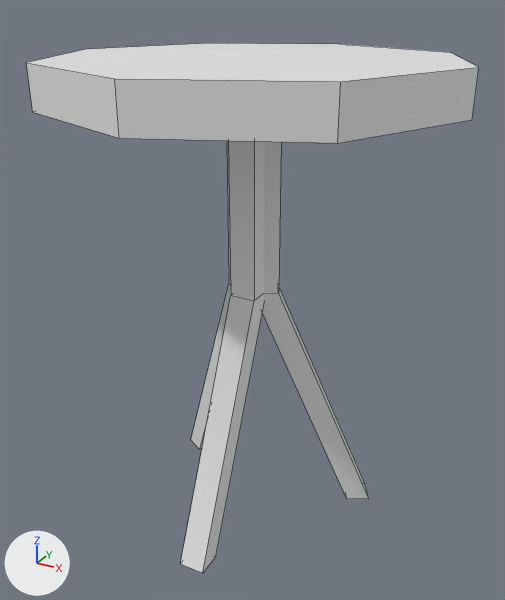
Two versions of the FBX model Assets/FBX/tiny_table.fbx, one commit apart.
Both versions are drawn from a 50 mm camera at (0.513, -0.942, 0.855) aimed at (-0.002, -0.004, 0.386). The lights are fixed; the arrows at lower left show +X, +Y and +Z. Mesh edges are drawn as thin lines. Where no turn or scale is listed for an object, it has been applied to the vertices.

In view in the first picture: 'Tiny_table'.
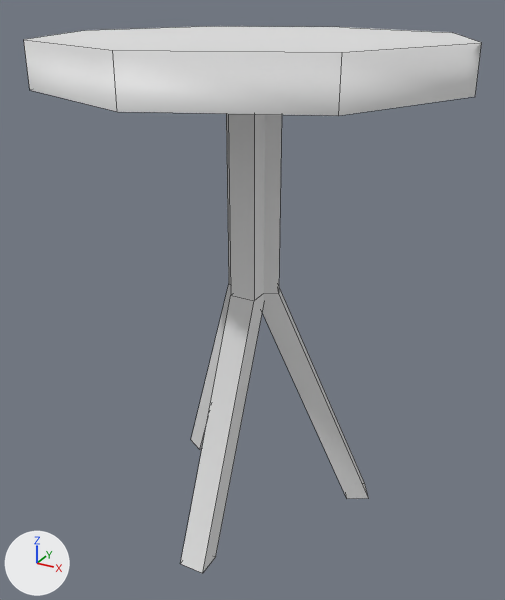
Location of each change, [x1, y1, x2, y2] in pixels of the pictures (505 x 600 px):
```json
{"object": "Tiny_table", "change": "reshaped", "before": [27, 43, 479, 573], "after": [24, 26, 482, 573]}
{"part": 1, "of": "me_mesh", "change": "cut back", "before": [27, 43, 479, 281], "after": [24, 26, 482, 281]}
```

Scene script edits in JSON lines:
```json
{"block": "me_mesh", "where": "# used by ob_tiny_table; location = (0.0, 0.0, 0.0)"}
{"op": "remove", "block": "me_mesh", "code": "me_mesh.from_pydata(...)  # 52 vertices, 40 faces; spans x -0.318..0.318, y -0.318..0.318, z -0.015..0.77"}
{"op": "add", "block": "me_mesh", "code": "me_mesh.from_pydata(...)  # 52 vertices, 34 faces; spans x -0.318..0.318, y -0.318..0.318, z -0.015..0.799"}
{"block": "me_mesh", "change": "me_mesh part 1"}
{"block": "me_mesh", "change": "3 faces are deleted"}
{"block": "me_mesh", "change": "16 vertices in x -0.318..0.318, y -0.318..0.318, z 0.705..0.77 move by (0.0, 0.0, 0.029)"}
{"block": "me_mesh", "change": "12 vertices in x -0.05..0.044, y -0.042..0.04, z 0.695 move by (0.0, 0.0, 0.045)"}
```
